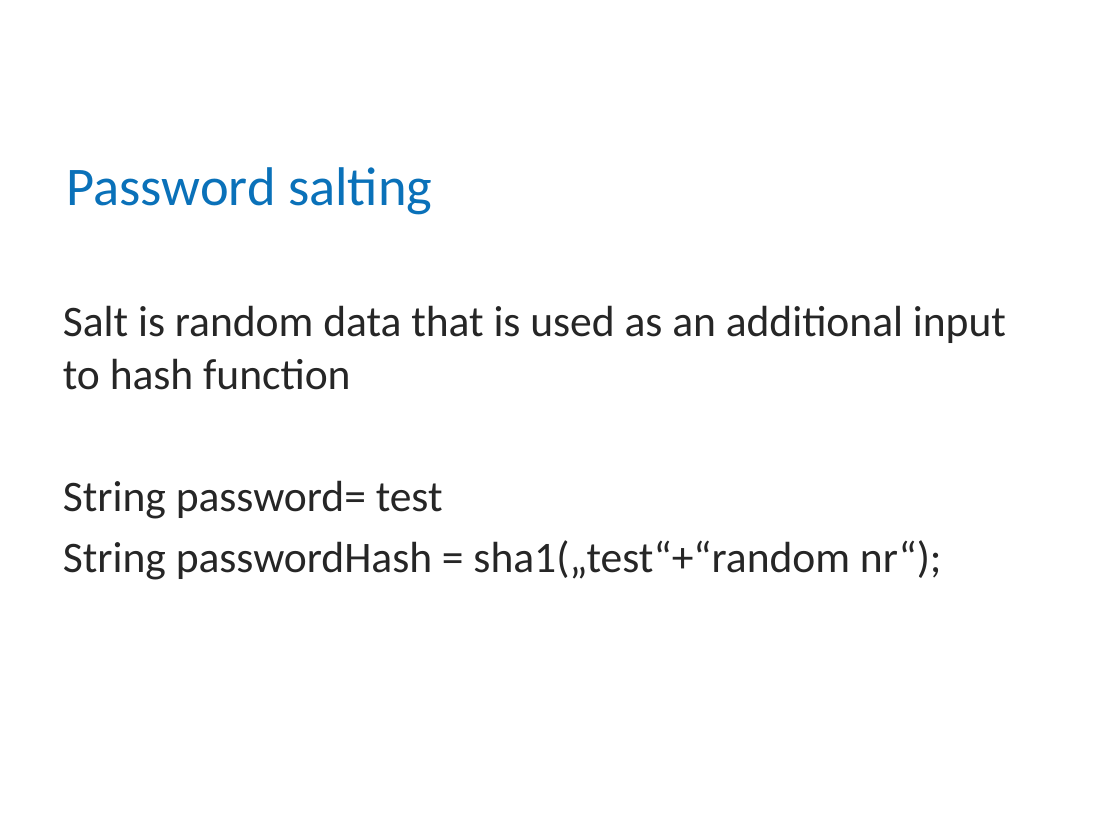
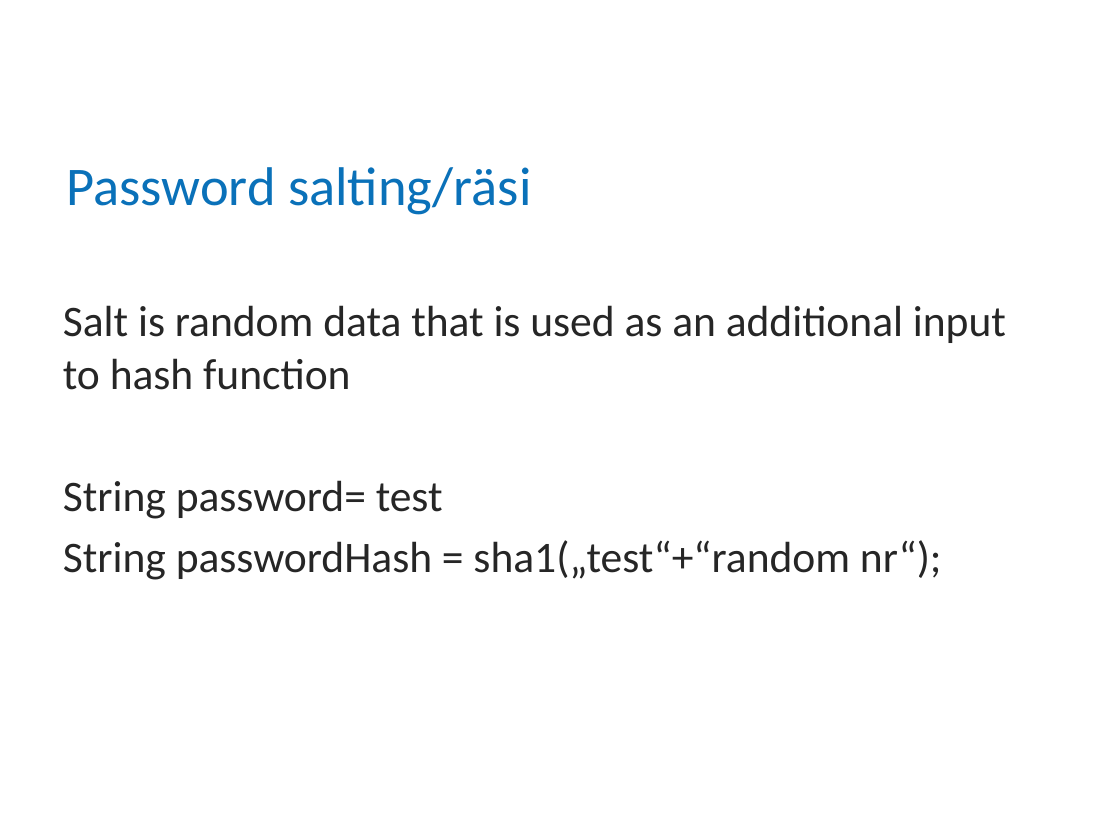
Before and after one commit to mitka0260/BCSlessons, a slide deck: slide 5 of src/main/java/ee/bcs/java/lectures/Loeng27 - Security.pptx. Drawn at 1120x840 pixels with LibreOffice and Linux fonts; fonts in the diff are those of the drawing; background and template pictures are left out. Boxes give left, top, right and bottom in pixels: in the first picture for what was removed or moved away, otherwise in the second. Text is boxed around its words. In the diff, an @@ line names an element or a change of style, - is before the commit and + after.

```diff
--- a/src/main/java/ee/bcs/java/lectures/Loeng27 - Security.pptx
+++ b/src/main/java/ee/bcs/java/lectures/Loeng27 - Security.pptx
@@ title at <box>66,167,532,215</box>: text changed @@
-Password salting
+Password salting/räsi
```
Also in this commit, not shown: 2 other slides changed, 8 other files.
